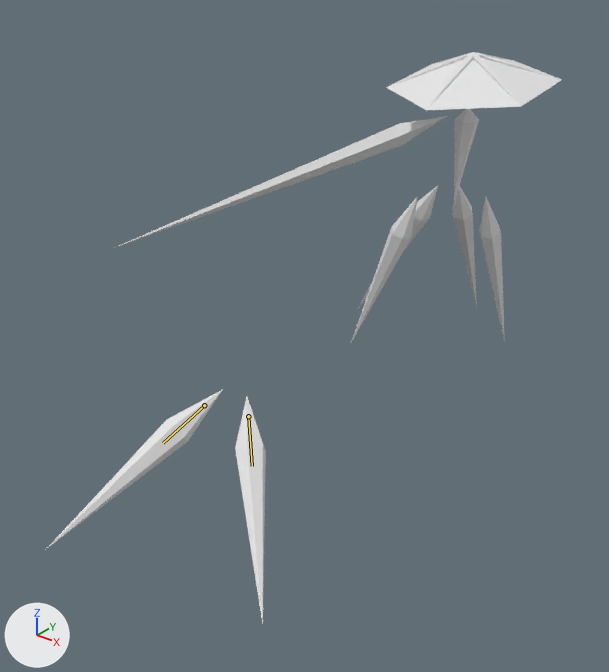
Before and after pictures for a commit that changed the glTF model glb_imports/ClarityDressShards.glb.
Both versions are drawn from a 50 mm camera at (33.7, -62.9, 24.4) aimed at (-7.4, -11.5, -7.5). Every picture has the same lights, and +X, +Y and +Z are marked at lower left. The picture after the commit comes second. Both versions are drawn at frame 107 of the action 'DoubleShardSequence1'; the numbers are the values there. The bones that change are drawn over the model as lines.

Names of what the first picture shows: 'Arm', 'BackLeft', 'Center', 'FrontLeft', 'FrontRight', 'Hat', 'MiddleLeft', 'MiddleRight' and 1 more.
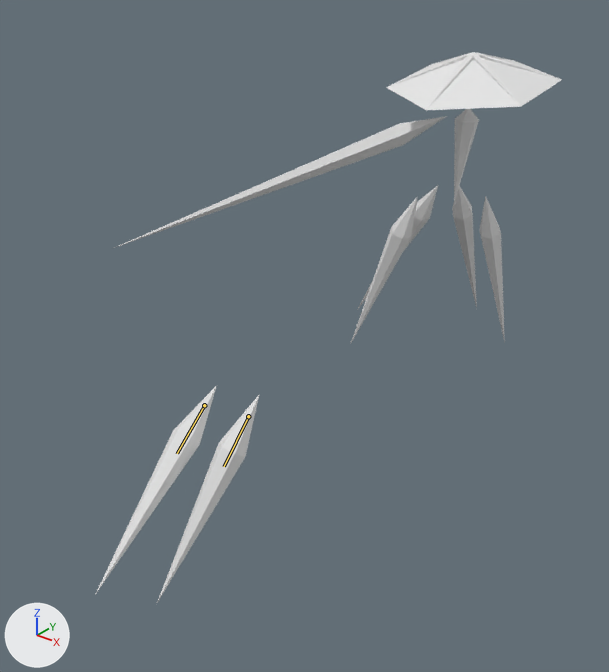
Where the change shows, as pixel boxes (x1, y1, x2, y2) in the pictures (609 x 672 px):
'FrontLeft', posed (222% wider, 8% shorter): before (235, 397, 266, 624); after (157, 395, 259, 603)
'FrontRight', posed (31% narrower, 31% taller): before (47, 390, 222, 548); after (96, 385, 217, 593)
bone 'Front.L', root to tip: before (248, 416) to (252, 466); after (248, 416) to (224, 466)
bone 'Front.R', root to tip: before (204, 405) to (163, 443); after (204, 405) to (177, 453)

The change in detail:
Bone 'Front.L' (bone_front_l) turns from (28, 19, 43) to (23, 10, -15) degrees about its own x, y and z.
Bone 'Front.R' (bone_front_r) turns from (60, -44, -62) to (53, -40, -27) degrees about its own x, y and z.
